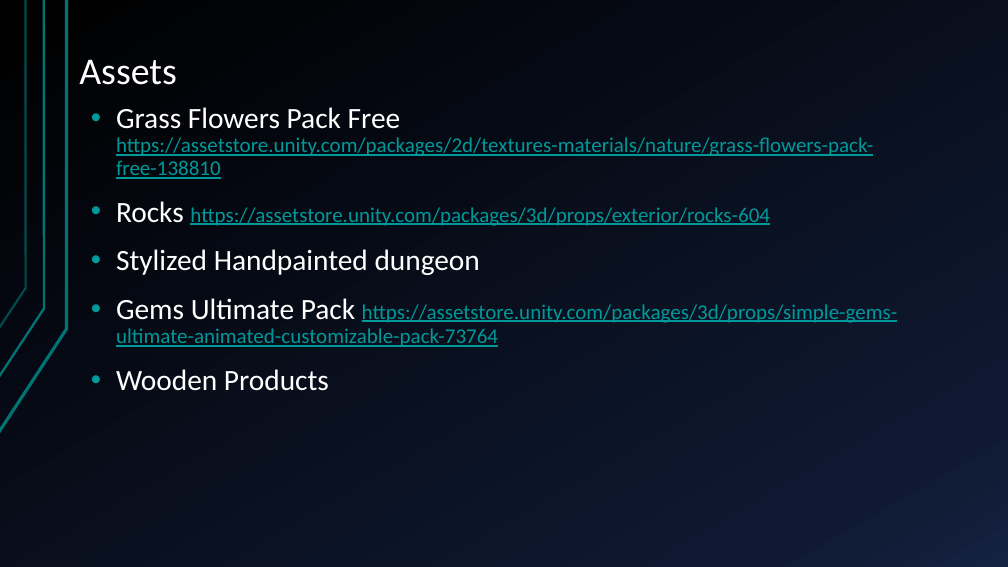
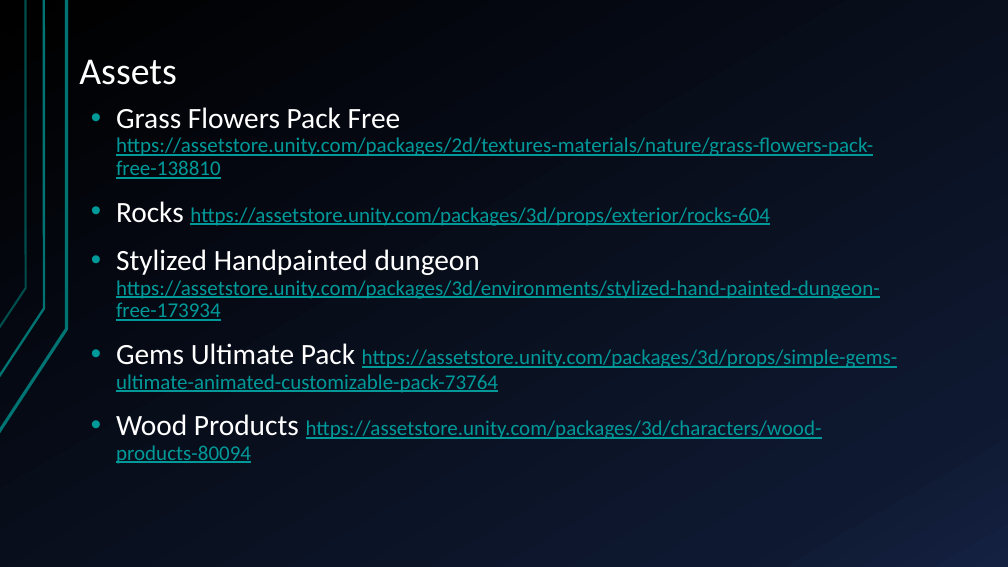
Before and after one commit to KyriacosP/FPS-Game, a slide deck: slide 6 of MineForest.pptx (slide 5 before the commit). Drawn at 1008x567 pixels with LibreOffice and Linux fonts; fonts in the diff are those of the drawing. Boxes give left, top, right and bottom in pixels: in the first picture for what was removed or moved away, otherwise in the second. Text is boxed around its words. In the diff, an @@ line names an element or a change of style, - is before the commit and + after.

Commit message:
PPT Final

```diff
--- a/MineForest.pptx
+++ b/MineForest.pptx
@@ text at <box>116,249,880,321</box>: text changed; size 28 to 20 pt; text colour #FFFFFF to #009999 @@
-• Stylized Handpainted dungeon
+• Stylized Handpainted dungeon https://assetstore.unity.com/packages/3d/environments/stylized-hand-painted-dungeon-free-173934
@@ text at <box>116,414,822,464</box>: text changed; size 28 to 20 pt; text colour #FFFFFF to #009999 @@
-• Wooden Products
+• Wood Products https://assetstore.unity.com/packages/3d/characters/wood-products-80094
```
